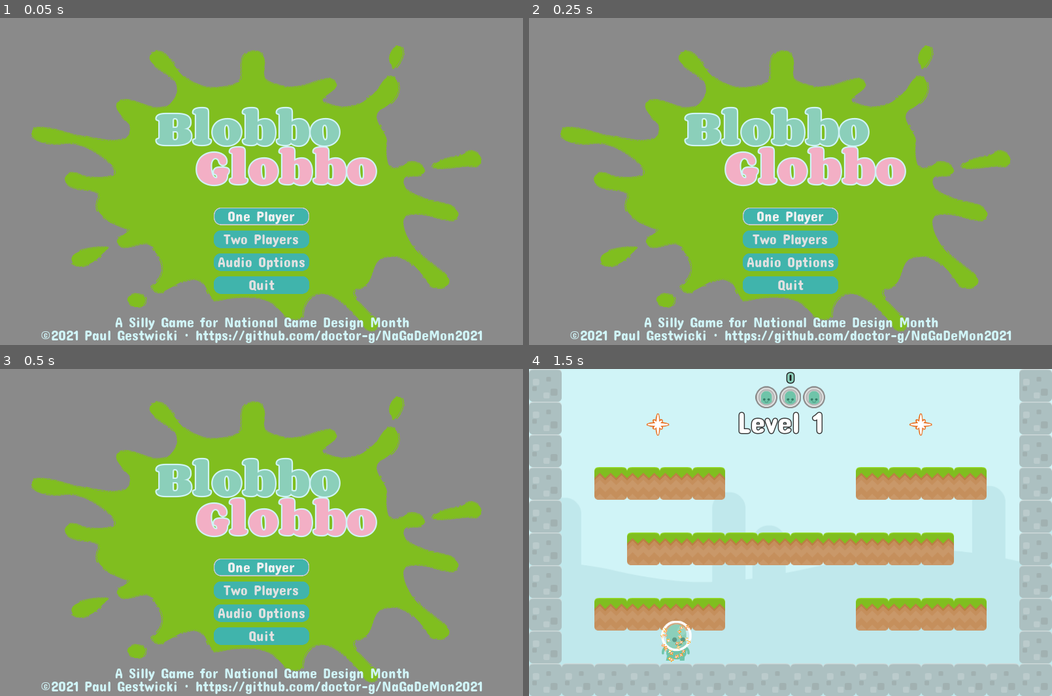
Above: before the commit, frames 1-4 (two rows, left to right).
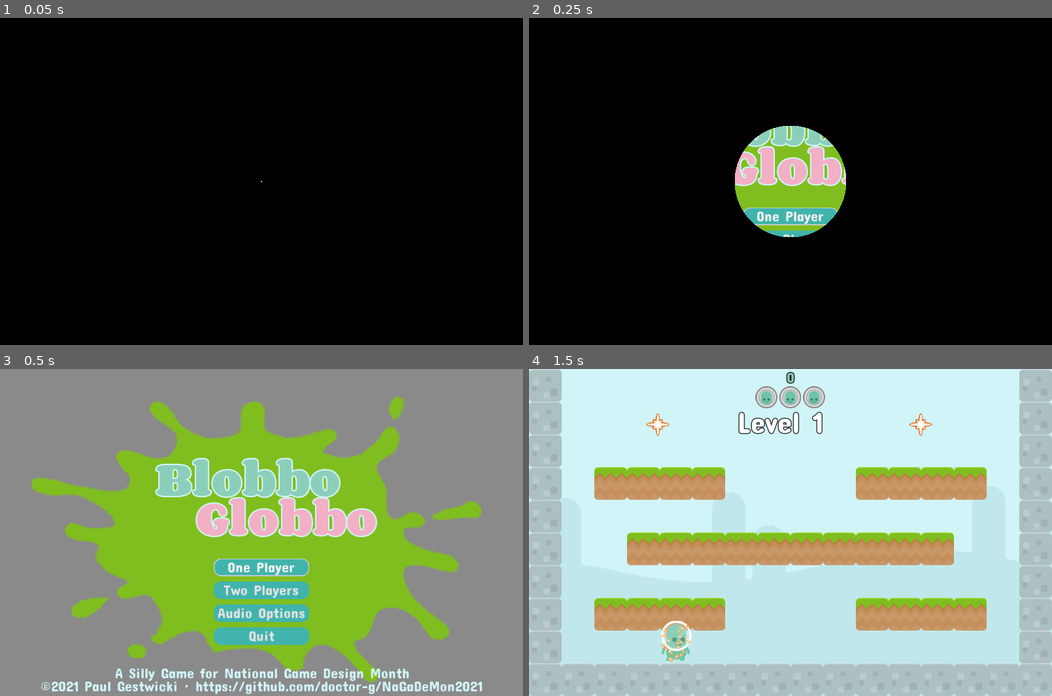
Above: after the commit, the same moments.

Repository: doctor-g/AltNaGaDeMon2021
Game: Godot game, scene res://Screens/MainMenu.tscn
Same seed, same stepped clock (60 frames per second), same inputs: the game is played once before the commit and once after it. This scene is started directly instead of the project's main scene.
Inputs:
- Up to frame 1 (0.05 s): no input
- Up to frame 2 (0.25 s): no input
- Up to frame 3 (0.5 s): no input
- Up to frame 4 (1.5 s): click "One Player" at 0.5 s

The runs differ from the first frame. In frame 1, 100% of the frame differs, in the area x 0-100%, y 0-100%; in frame 2, 94%; in frame 3, nothing differs; in frame 4, nothing differs.

Commit message:
Add circle wipe appear

Diff:
--- a/project/Screens/MainMenu.tscn
+++ b/project/Screens/MainMenu.tscn
@@ -17,6 +17,57 @@
 [sub_resource type="DynamicFont" id=4]
 size = 32
 font_data = ExtResource( 7 )
+
+[sub_resource type="Shader" id=5]
+code = "// See https://godotshaders.com/shader/simple-circle-transition-2/
+shader_type canvas_item;
+
+uniform float circle_size : hint_range(0,1) = 0.5;
+uniform float width = 1120;
+uniform float height = 700;
+
+void fragment() {
+	float ratio = width / height;
+	float dist = distance(vec2(0.5,0.5), vec2(mix(0.5, UV.x, ratio), UV.y));
+	COLOR.a = step(circle_size, dist);
+}"
+
+[sub_resource type="ShaderMaterial" id=6]
+shader = SubResource( 5 )
+shader_param/circle_size = 1.0
+shader_param/width = 1120.0
+shader_param/height = 700.0
+
+[sub_resource type="Animation" id=7]
+resource_name = "Appear"
+length = 0.5
+tracks/0/type = "value"
+tracks/0/path = NodePath("Overlay:material:shader_param/circle_size")
+tracks/0/interp = 1
+tracks/0/loop_wrap = true
+tracks/0/imported = false
+tracks/0/enabled = true
+tracks/0/keys = {
+"times": PoolRealArray( 0, 0.5 ),
+"transitions": PoolRealArray( 2.54912, 2.54912 ),
+"update": 0,
+"values": [ 0.0, 1.0 ]
+}
+
+[sub_resource type="Animation" id=8]
+length = 0.001
+tracks/0/type = "value"
+tracks/0/path = NodePath("Overlay:material:shader_param/circle_size")
+tracks/0/interp = 1
+tracks/0/loop_wrap = true
+tracks/0/imported = false
+tracks/0/enabled = true
+tracks/0/keys = {
+"times": PoolRealArray( 0 ),
+"transitions": PoolRealArray( 1 ),
+"update": 0,
+"values": [ 1.0 ]
+}
 
 [node name="MainMenu" type="Control"]
 anchor_right = 1.0
@@ -131,6 +182,21 @@
 "_edit_use_anchors_": false
 }
 
+[node name="Overlay" type="ColorRect" parent="."]
+material = SubResource( 6 )
+anchor_right = 1.0
+anchor_bottom = 1.0
+mouse_filter = 2
+color = Color( 0, 0, 0, 1 )
+__meta__ = {
+"_edit_use_anchors_": false
+}
+
+[node name="AnimationPlayer" type="AnimationPlayer" parent="."]
+autoplay = "Appear"
+anims/Appear = SubResource( 7 )
+anims/RESET = SubResource( 8 )
+
 [connection signal="pressed" from="ButtonBox/Start1PButton" to="." method="_on_Start1PButton_pressed"]
 [connection signal="pressed" from="ButtonBox/Start2PButton" to="." method="_on_Start2PButton_pressed"]
 [connection signal="pressed" from="ButtonBox/OptionsButton" to="." method="_on_OptionsButton_pressed"]
Not shown: 1 places in project/Screens/MainMenu.tscn that only renumber resources
